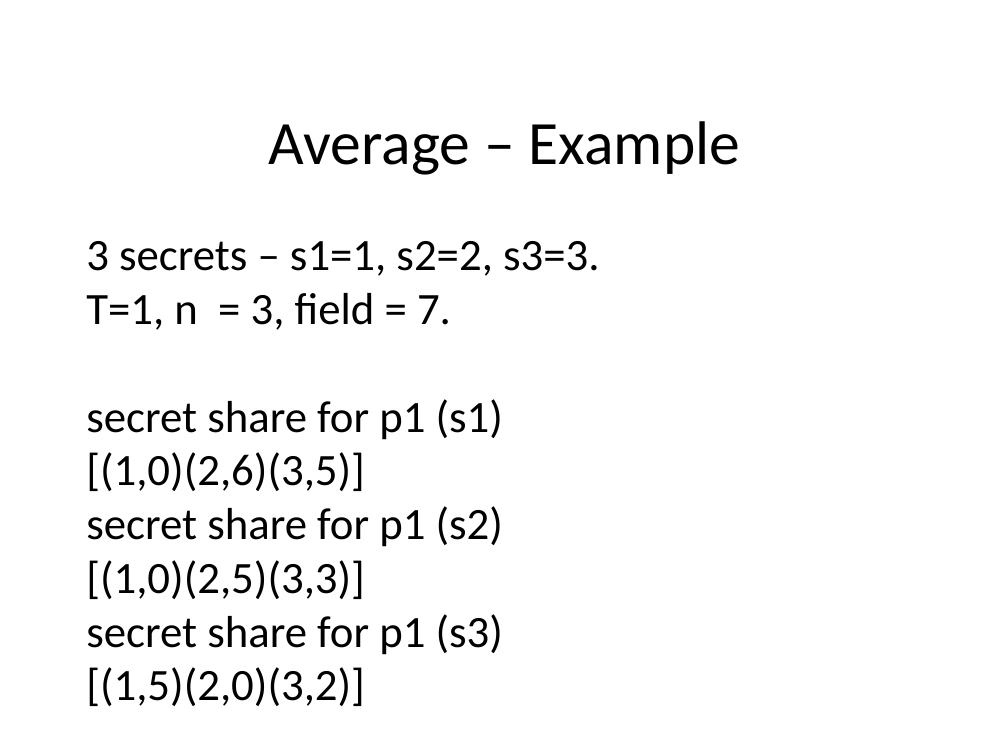
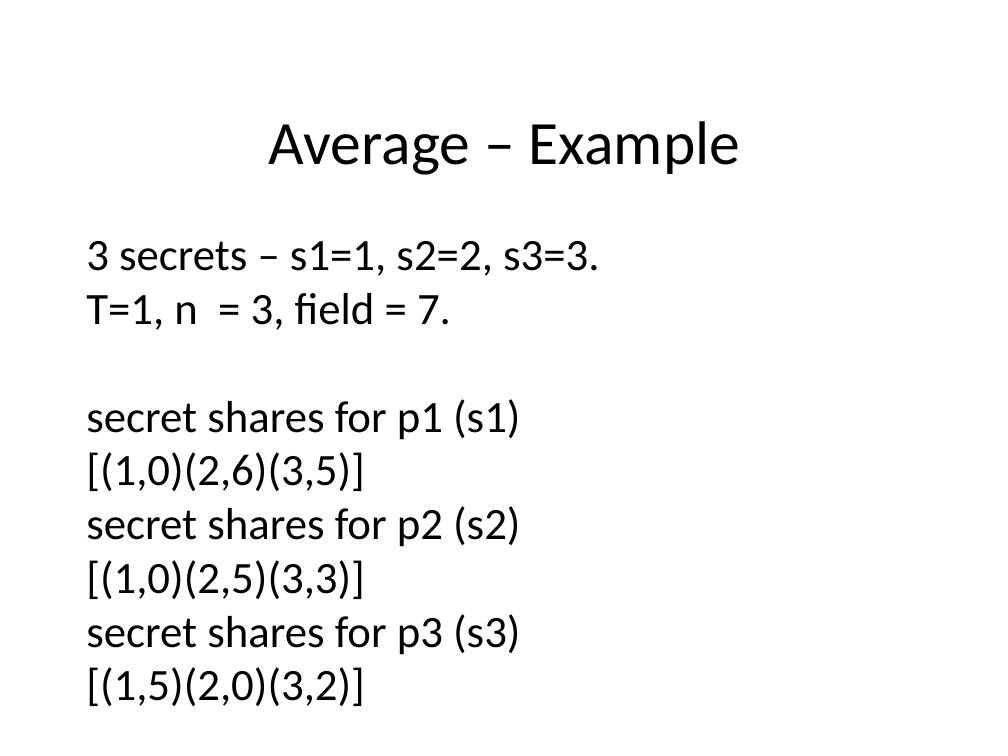
Before and after one commit to yarneo/cryptography-nir-itay-yarden, a slide deck: slide 9 of Cryptography Project - meeting2.pptx (slide 8 before the commit). Drawn at 1008x756 pixels with LibreOffice and Linux fonts; fonts in the diff are those of the drawing. Boxes give left, top, right and bottom in pixels: in the first picture for what was removed or moved away, otherwise in the second. Text is boxed around its words. In the diff, an @@ line names an element or a change of style, - is before the commit and + after.

```diff
--- a/Cryptography Project - meeting2.pptx
+++ b/Cryptography Project - meeting2.pptx
@@ text at bbox=[86, 399, 520, 440]: text changed @@
-secret share for p1 (s1)
+secret shares for p1 (s1)
@@ text at bbox=[86, 506, 520, 547]: text changed @@
-secret share for p1 (s2)
+secret shares for p2 (s2)
@@ text at bbox=[86, 614, 520, 655]: text changed @@
-secret share for p1 (s3)
+secret shares for p3 (s3)
```
Also in this commit, not shown: 3 other slides changed, 1 slide added, 1 slide removed.
